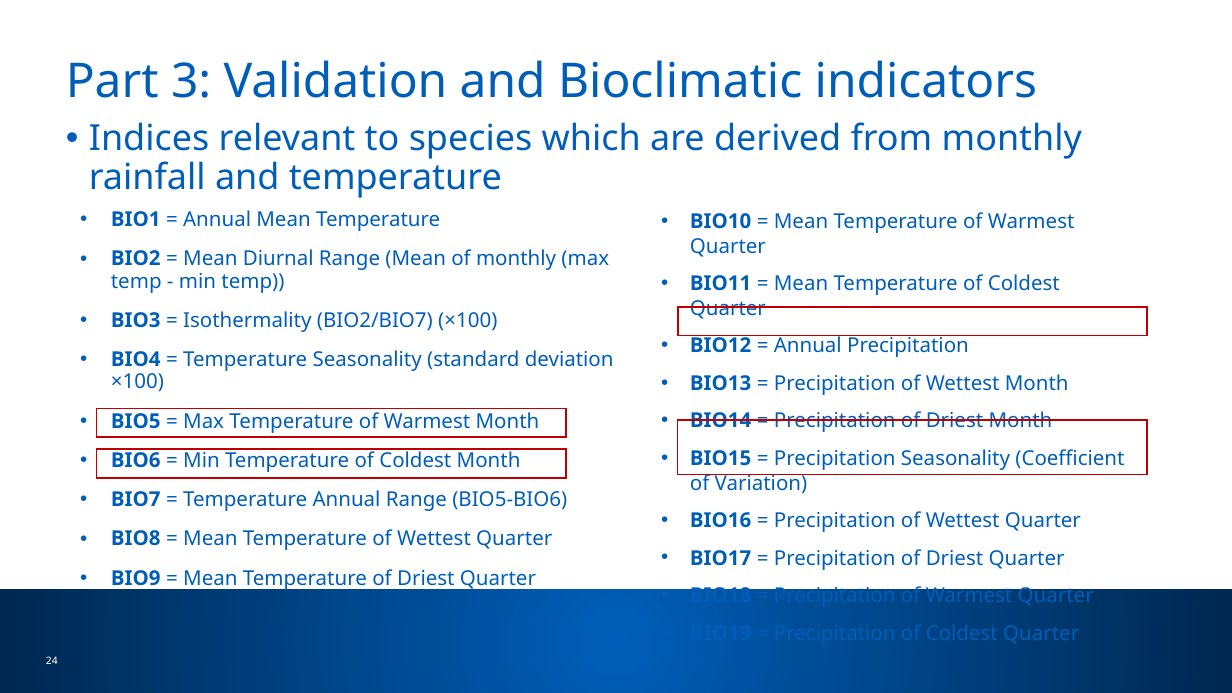
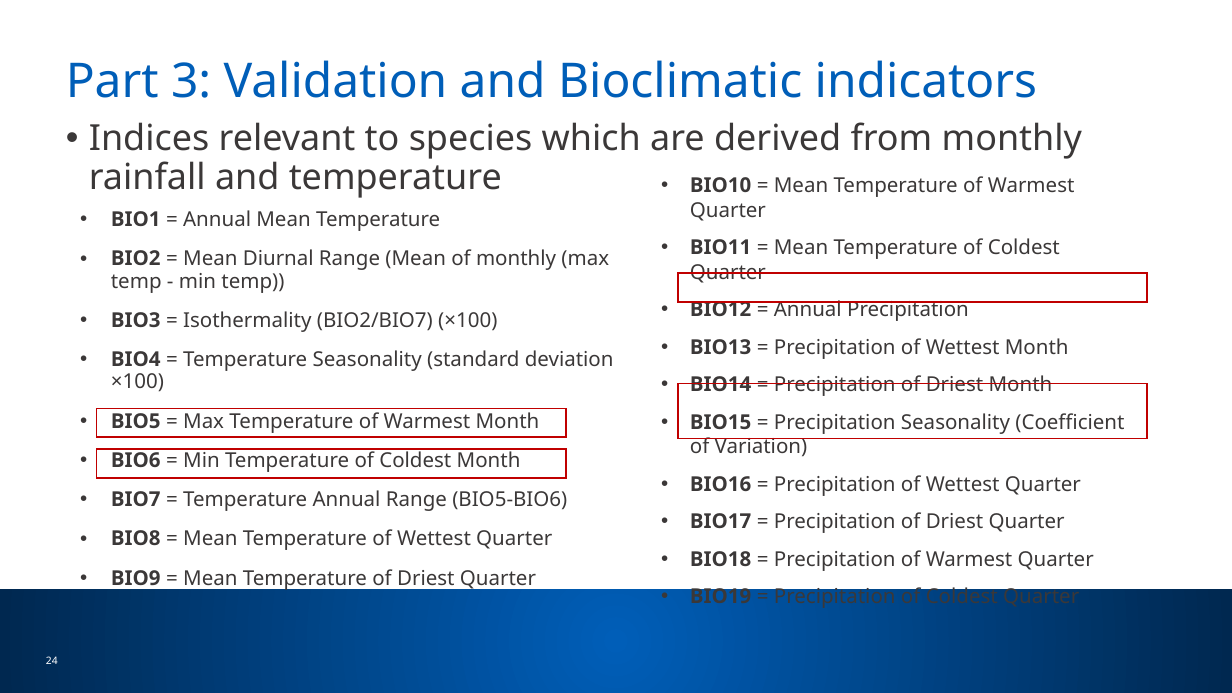
Before and after one commit to sdesrosiers1989/ICCB_Projections, a slide deck: slide 25 of ICCB2025_Session2_ClimateProjections.pptx. Drawn at 1232x693 pixels with LibreOffice and Linux fonts; fonts in the diff are those of the drawing; background and template pictures are left out. Boxes give left, top, right and bottom in pixels: in the first picture for what was removed or moved away, otherwise in the second. Text is boxed around its words. In the diff, an @@ line names an element or a change of style, - is before the commit and + after.

```diff
--- a/ICCB2025_Session2_ClimateProjections.pptx
+++ b/ICCB2025_Session2_ClimateProjections.pptx
@@ text colour #005EB8 to #3B3838 in 3 elements at [89, 122, 1082, 198], [111, 210, 614, 591], [690, 176, 1124, 608] @@
@@ 2 rectangles, 1 text: place and size @@
-2 rectangles, 1 text at [678, 212, 1147, 605]
+2 rectangles, 1 text at [678, 176, 1147, 608]
```
Also in this commit, not shown: 22 other slides changed.
